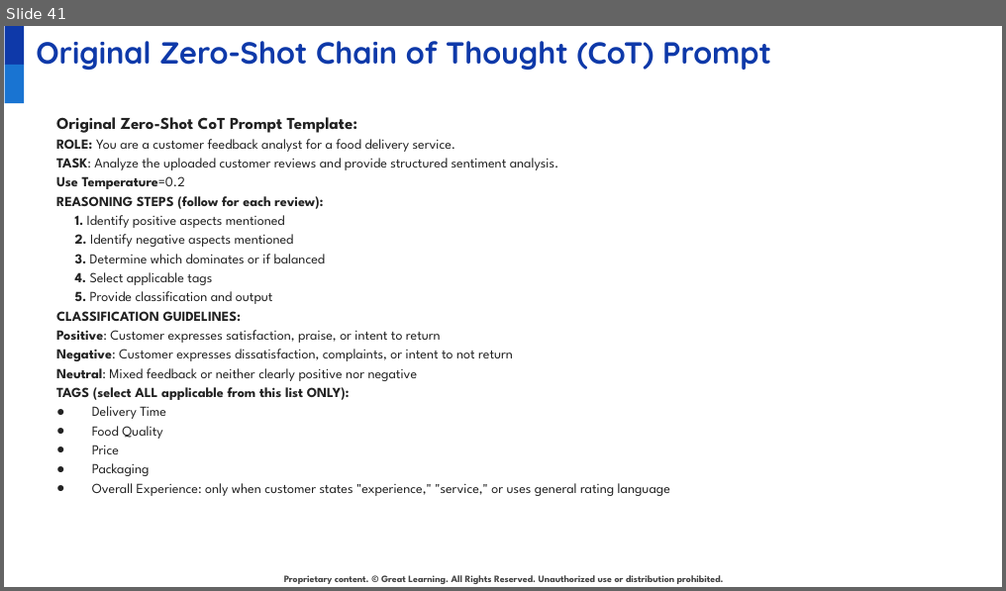
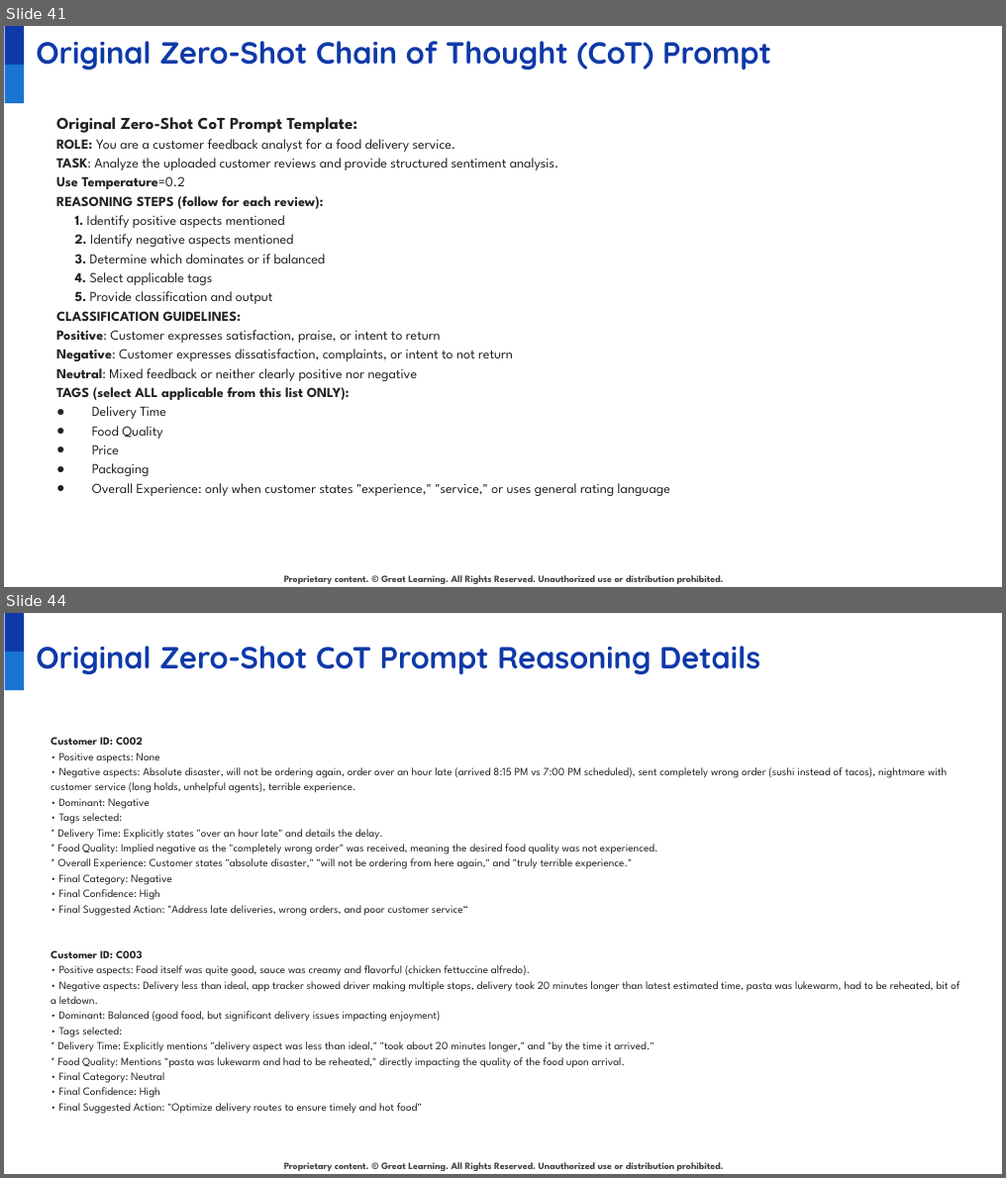
Before and after one commit to juanbucz/GreatLearning-TermProjects, a slide deck: GenAI-Powered Food Delivery Sentiment Analysis/Project Presentation - Business Applications of GenAI - John Buczkowski.pptx. Shown one above the other, each under a label of ours: slide 41 before the commit, slides 41 and 44 after it; the slides between them are not shown. The pictures are 1006x591 and 1006x1178 pixels, drawn with LibreOffice and Linux fonts; fonts in the diff are those of the drawing; background and template pictures are left out. Boxes give left, top, right and bottom in pixels: in the first picture for what was removed or moved away, otherwise in the second. Text is boxed around its words. In the diff, an @@ line names an element or a change of style, - is before the commit and + after.

Commit message:
GenAI - Food Delivery Sentiment Analysis - Zero-Shot and Few Shot Chain of Thought models

```diff
--- a/GenAI-Powered Food Delivery Sentiment Analysis/Project Presentation - Business Applications of GenAI - John Buczkowski.pptx
+++ b/GenAI-Powered Food Delivery Sentiment Analysis/Project Presentation - Business Applications of GenAI - John Buczkowski.pptx
@@ slide 44 added at (4,613,1002,1174), background #FFFFFF; not listed: 3 template elements that a slide beside it also shows @@
@@ title added at (36,646,760,674), 22 pt, text #0E39A9, bold @@
+Original Zero-Shot CoT Prompt Reasoning Details
@@ text added at (51,737,959,1114), 8 pt, text #222222 @@
+Customer ID: C002
+• Positive aspects: None
+• Negative aspects: Absolute disaster, will not be ordering again, order over an hour late (arrived 8:15 PM vs 7:00 PM scheduled), sent completely wrong order (sushi instead of tacos), nightmare with customer service (long holds, unhelpful agents), terrible experience.
+• Dominant: Negative
+• Tags selected:
+* Delivery Time: Explicitly states "over an hour late" and details the delay.
+* Food Quality: Implied negative as the "completely wrong order" was received, meaning the desired food quality was not experienced.
+* Overall Experience: Customer states "absolute disaster," "will not be ordering from here again," and "truly terrible experience."
+• Final Category: Negative
+• Final Confidence: High
+• Final Suggested Action: "Address late deliveries, wrong orders, and poor customer service“
+Customer ID: C003
+• Positive aspects: Food itself was quite good, sauce was creamy and flavorful (chicken fettuccine alfredo).
+• Negative aspects: Delivery less than ideal, app tracker showed driver making multiple stops, delivery took 20 minutes longer than latest estimated time, pasta was lukewarm, had to be reheated, bit of a letdown.
+• Dominant: Balanced (good food, but significant delivery issues impacting enjoyment)
+• Tags selected:
+* Delivery Time: Explicitly mentions "delivery aspect was less than ideal," "took about 20 minutes longer," and "by the time it arrived."
+* Food Quality: Mentions "pasta was lukewarm and had to be reheated," directly impacting the quality of the food upon arrival.
+• Final Category: Neutral
+• Final Confidence: High
+• Final Suggested Action: "Optimize delivery routes to ensure timely and hot food"
```
Also in this commit, not shown: 6 slides changed, 12 other slides added, 4 other files.
